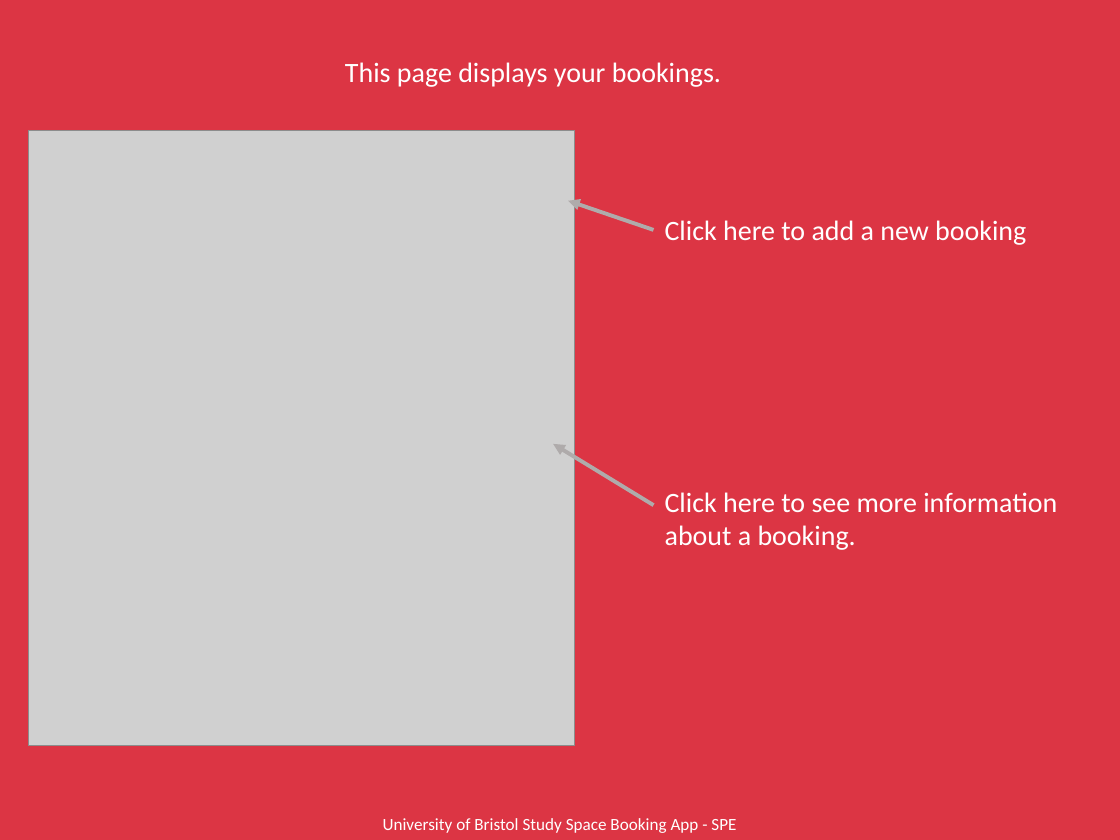
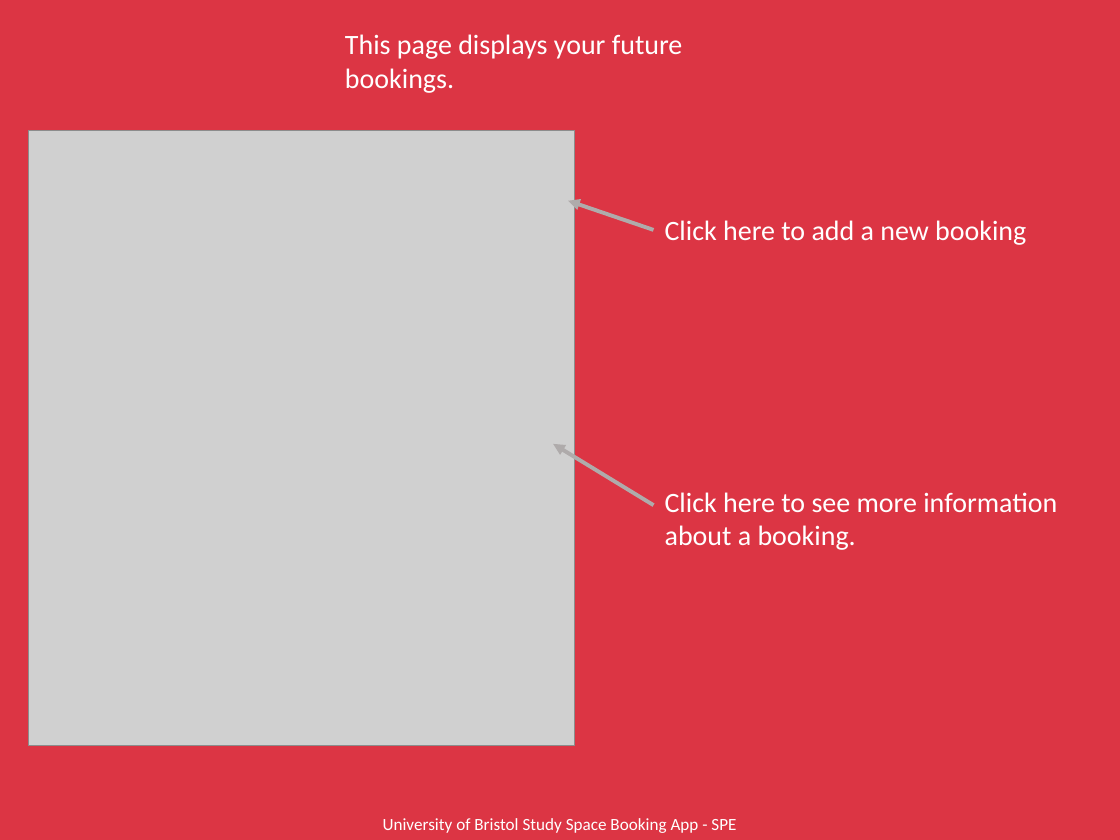
Before and after one commit to ah16165/University-Study-Space-Booking-App, a slide deck: slide 20 of Not_Main_Application/UserManual.pptx. Drawn at 1120x840 pixels with LibreOffice and Linux fonts; fonts in the diff are those of the drawing; grey boxes stand for pictures. Boxes give left, top, right and bottom in pixels: in the first picture for what was removed or moved away, otherwise in the second. Text is boxed around its words. In the diff, an @@ line names an element or a change of style, - is before the commit and + after.

Commit message:
Updating user manual with admin view bookings

```diff
--- a/Not_Main_Application/UserManual.pptx
+++ b/Not_Main_Application/UserManual.pptx
@@ text at [345, 34, 683, 93]: text changed @@
-This page displays your bookings.
+This page displays your future bookings.
```
Also in this commit, not shown: 1 other slide changed, 3 slides added, 2 other files.
